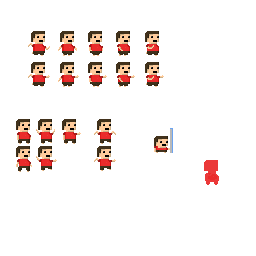
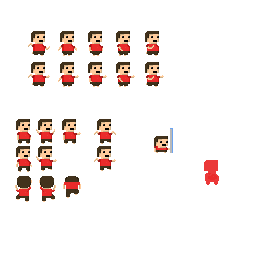
The second 256×256 image is a revision of the first. Changes to its layers:
added layer "Layer 18" above "Layer 17" over [63, 176, 81, 198]
added layer "Layer 17" above "Layer 16" over [16, 176, 56, 202]
added layer "Layer 16" above "player_male_idle" over [15, 176, 32, 202]
